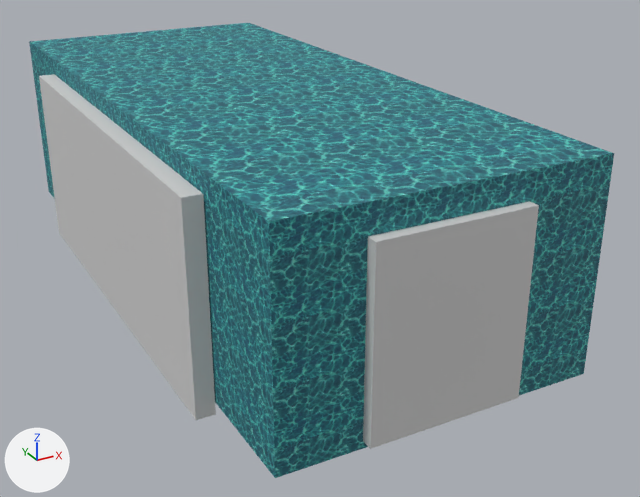
Renders of the OBJ model LaboReV/data/baker/f1/eau_f1_transparent.obj from each side of a commit.
Before and after are seen from a camera (50 mm lens) standing at (-3.91, -8.28, 4.44) and looking at (0.38, -0.48, 0.54). Every picture has the same lights, and +X, +Y and +Z are marked at lower left. Where no turn or scale is listed for an object, it has been applied to the vertices.

Objects in the first picture: 'Cube_Cube.002'.
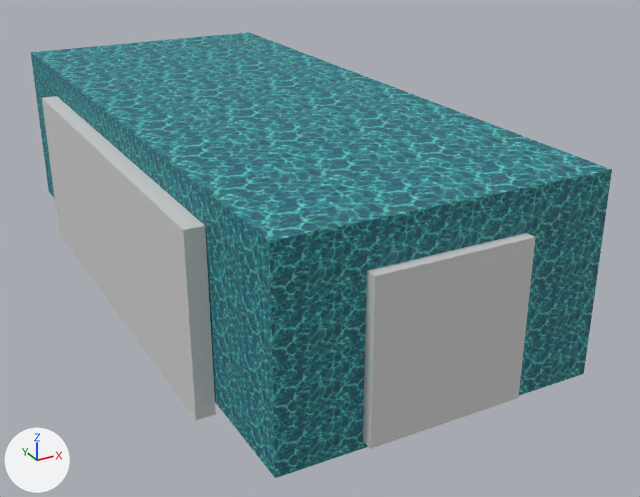
Changed parts and their boxes (x1, y1, x2, y2) in the pictures (640 x 497 px; the box of a moved part takes in the faces that stretch with it):
'Cube_Cube.002', reshaped
    before: (29, 23, 614, 478)
    after: (31, 32, 612, 478)
part 1 of me_cube_cube_002, moved or reshaped
    before: (39, 74, 539, 449)
    after: (42, 96, 536, 449)
part 2 of me_cube_cube_002, moved or reshaped
    before: (29, 23, 614, 465)
    after: (31, 32, 612, 465)

Edits to the bpy script that builds the scene:
```text
Change me_cube_cube_002:
    where me_cube_cube_002.from_pydata(...)  # 32 vertices, 48 faces; spans x -1.8..1.63, y -3.52..3.73, z 0.1..2.27
    used by ob_cube_cube_002; location = (0.0, 0.0, 0.0)
    me_cube_cube_002 part 1: all 12 vertices in x -1.8..1.63, y -3.52..2.43, z 2.01..2.1 are moved by (0.0, 0.0, -0.26)
    me_cube_cube_002 part 2: all 4 vertices in x -1.61..1.49, y -3.42..3.73, z 2.27 are moved by (0.0, 0.0, -0.14)
```
